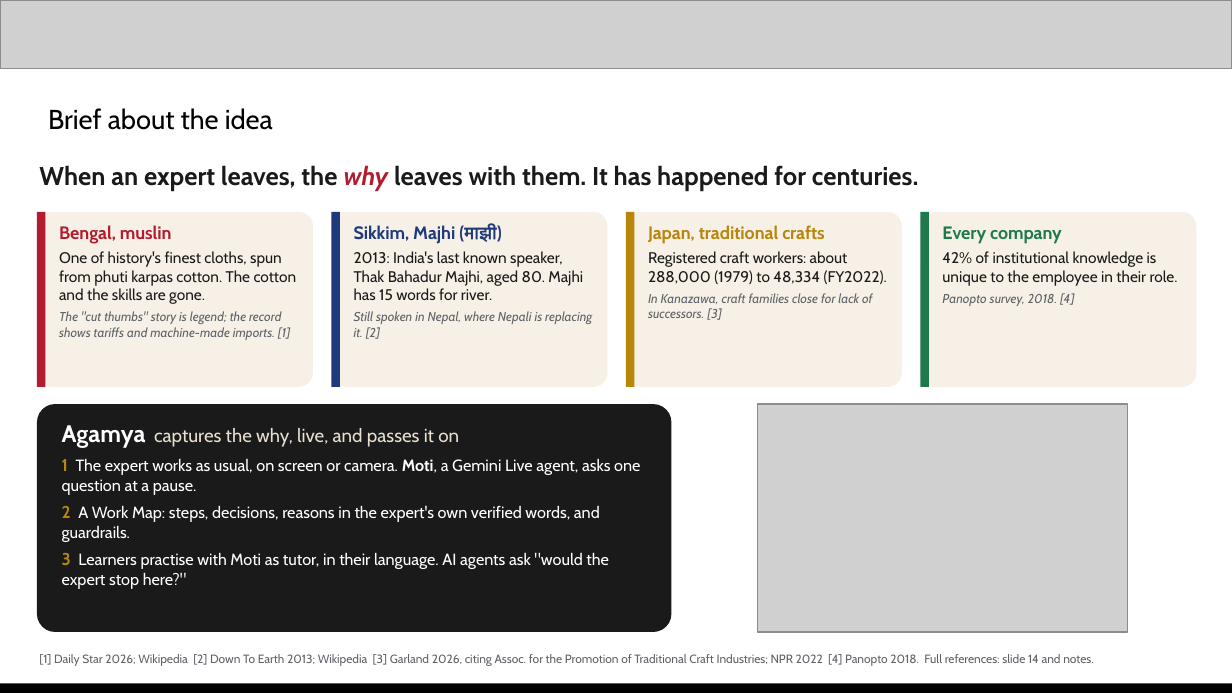
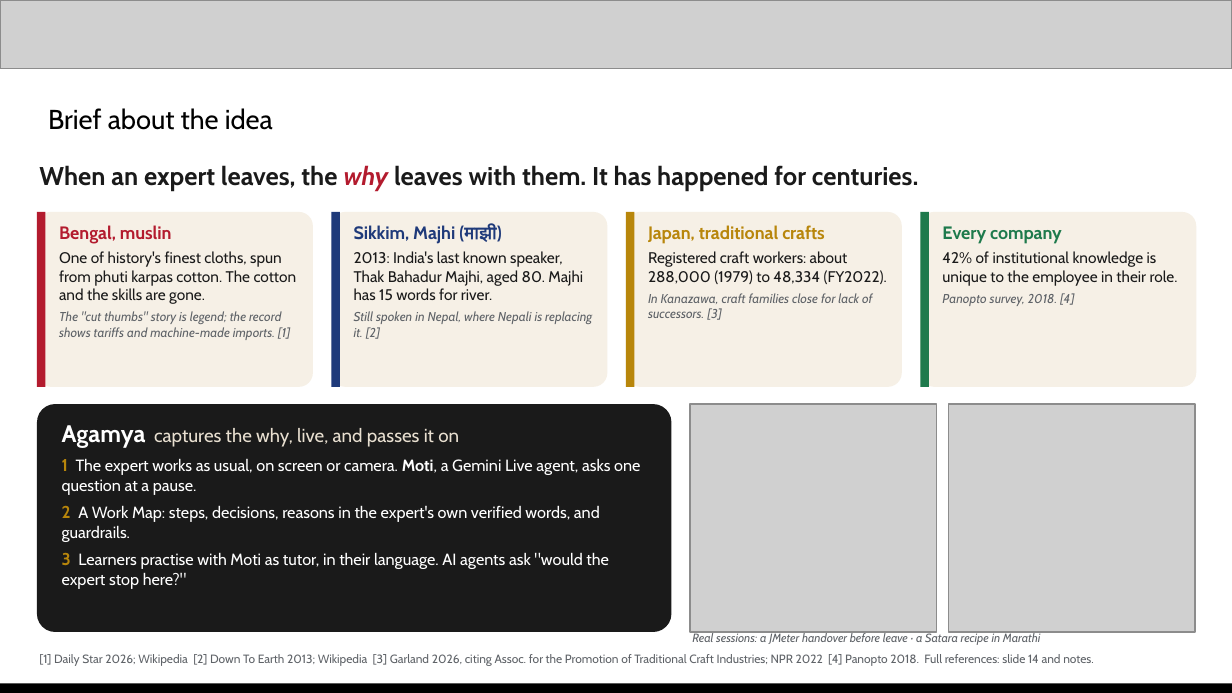
Before and after one commit to S-D-P/Agamya-AI-Builder-Cup-26, a slide deck: slide 2 of docs/submission/Agamya-Submission-Deck.pptx. Drawn at 1232x693 pixels with LibreOffice and Linux fonts; fonts in the diff are those of the drawing; grey boxes stand for pictures. Boxes give left, top, right and bottom in pixels: in the first picture for what was removed or moved away, otherwise in the second. Text is boxed around its words. In the diff, an @@ line names an element or a change of style, - is before the commit and + after.

```diff
--- a/docs/submission/Agamya-Submission-Deck.pptx
+++ b/docs/submission/Agamya-Submission-Deck.pptx
@@ picture: place and size @@
-picture at bbox=[758, 404, 1127, 632]
+picture at bbox=[690, 404, 936, 632]
@@ picture added at bbox=[949, 404, 1195, 632] @@
@@ text added at bbox=[692, 632, 1040, 645], 7 pt, text #5F6368, italic @@
+Real sessions: a JMeter handover before leave · a Satara recipe in Marathi
```
Also in this commit, not shown: 2 other slides changed, 20 other files.
